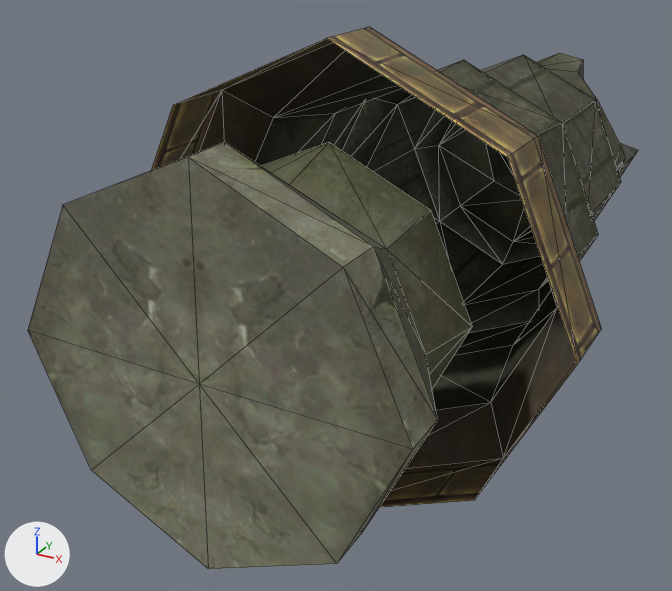
Before and after pictures for a commit that changed the OBJ model sceneobjs/zhucheng_yewai_291/zhucheng_yewai_291_shangye_jz_01_m.obj.
Both versions are drawn from a camera (50 mm lens) standing at (230.0, -881.0, 207.0) and looking at (-60.0, -353.0, -56.0). Arrows for +X, +Y and +Z are at lower left; the lights stay in place. Mesh edges are drawn as thin lines. Where no turn or scale is listed for an object, it has been applied to the vertices. Vertices at the same position are counted once.

The older version as bpy lines, for what is in view:
```python
me_zhucheng_yewai_291_shangye_jz_01_m = bpy.data.meshes.new('zhucheng_yewai_291_shangye_jz_01_m')
me_zhucheng_yewai_291_shangye_jz_01_m.from_pydata(...)  # 117 vertices, 214 faces; spans x -140.0..140.0, y -585.0..0.0, z -140.0..140.0
# faces by material slot: [32, 80, 28, 18, 56]
me_zhucheng_yewai_291_shangye_jz_01_m.materials.append(mat_material_2)  # picture img_zhucheng_yewai_291_shangye_jz_01_d_03_png
me_zhucheng_yewai_291_shangye_jz_01_m.materials.append(mat_material_3)  # picture img_zhucheng_yewai_291_shangye_jz_01_d_05_png
me_zhucheng_yewai_291_shangye_jz_01_m.materials.append(mat_material_6)  # picture img_zhucheng_yewai_291_shangye_jz_01_d_09_png
me_zhucheng_yewai_291_shangye_jz_01_m.materials.append(mat_material_7)  # picture img_zhucheng_yewai_291_zhuzi_posuen_png
me_zhucheng_yewai_291_shangye_jz_01_m.materials.append(mat_material_1)  # picture img_zhucheng_yewai_291_shangye_jz_01_d_07_png
ob_zhucheng_yewai_291_shangye_jz_01_m = bpy.data.objects.new('zhucheng_yewai_291_shangye_jz_01_m', me_zhucheng_yewai_291_shangye_jz_01_m)
ob_zhucheng_yewai_291_shangye_jz_01_m.location = (0.0, 0.0, 0.0)
```
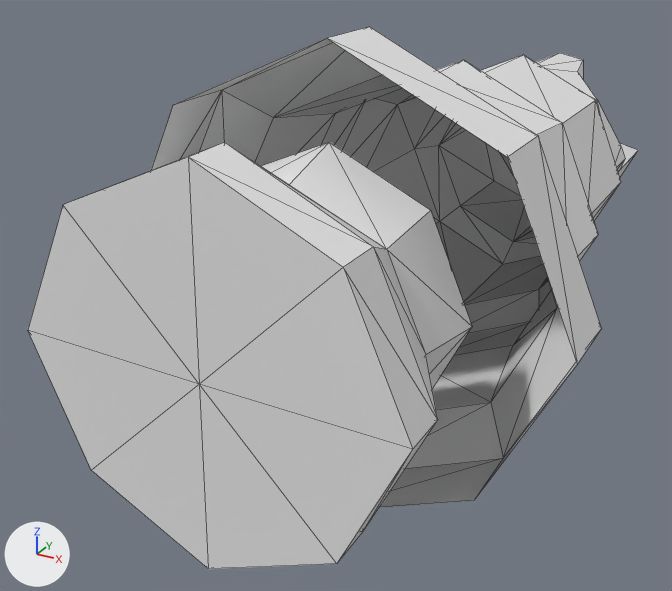
Boxes [x1, y1, x2, y2] around the edits, measured in the pictures (672 x 591 px):
part 1 of me_zhucheng_yewai_291_shangye_jz_01_m, recoloured
    both: [151, 27, 601, 507]
part 2 of me_zhucheng_yewai_291_shangye_jz_01_m, recoloured (black to grey)
    both: [255, 55, 621, 410]
part 3 of me_zhucheng_yewai_291_shangye_jz_01_m, recoloured (black to grey)
    both: [439, 53, 637, 242]
part 4 of me_zhucheng_yewai_291_shangye_jz_01_m, recoloured (black to grey)
    both: [486, 61, 638, 195]
part 5 of me_zhucheng_yewai_291_shangye_jz_01_m, recoloured
    both: [28, 142, 472, 569]

Diff of the bpy script that builds the scene:
```diff
--- a/sceneobjs/zhucheng_yewai_291/zhucheng_yewai_291_shangye_jz_01_m.obj.py
+++ b/sceneobjs/zhucheng_yewai_291/zhucheng_yewai_291_shangye_jz_01_m.obj.py
@@ mat_material_2_1 @@
+mat_material_2_1 = principled_material('material_2')
+mat_material_2_1.base_color = (0.8, 0.8, 0.8)  # white #e7e7e7
+mat_material_2_1.roughness = 1.0
@@ mat_material_3_1 @@
+mat_material_3_1 = principled_material('material_3')
+mat_material_3_1.base_color = (0.8, 0.8, 0.8)  # white #e7e7e7
+mat_material_3_1.roughness = 1.0
@@ mat_material_1_1 @@
+mat_material_1_1 = principled_material('material_1')
+mat_material_1_1.base_color = (0.8, 0.8, 0.8)  # white #e7e7e7
+mat_material_1_1.roughness = 1.0
@@ mat_material_7_1 @@
+mat_material_7_1 = principled_material('material_7')
+mat_material_7_1.base_color = (0.8, 0.8, 0.8)  # white #e7e7e7
+mat_material_7_1.roughness = 1.0
@@ mat_material_6_1 @@
+mat_material_6_1 = principled_material('material_6')
+mat_material_6_1.base_color = (0.8, 0.8, 0.8)  # white #e7e7e7
+mat_material_6_1.roughness = 1.0
@@ me_zhucheng_yewai_291_shangye_jz_01_m @@
 me_zhucheng_yewai_291_shangye_jz_01_m.from_pydata(...)  # 117 vertices, 214 faces; spans x -140.0..140.0, y -585.0..0.0, z -140.0..140.0
 # used by ob_zhucheng_yewai_291_shangye_jz_01_m; location = (0.0, 0.0, 0.0)
+# me_zhucheng_yewai_291_shangye_jz_01_m part 1: all 32 faces that had it switch from mat_material_2 (picture img_zhucheng_yewai_291_shangye_jz_01_d_03_png) to mat_material_2_1 (white #e7e7e7)
+# me_zhucheng_yewai_291_shangye_jz_01_m part 2: all 80 faces that had it switch from mat_material_3 (picture img_zhucheng_yewai_291_shangye_jz_01_d_05_png) to mat_material_3_1 (white #e7e7e7)
+# me_zhucheng_yewai_291_shangye_jz_01_m part 3: all 28 faces that had it switch from mat_material_6 (picture img_zhucheng_yewai_291_shangye_jz_01_d_09_png) to mat_material_6_1 (white #e7e7e7)
+# me_zhucheng_yewai_291_shangye_jz_01_m part 4: all 18 faces that had it switch from mat_material_7 (picture img_zhucheng_yewai_291_zhuzi_posuen_png) to mat_material_7_1 (white #e7e7e7)
+# me_zhucheng_yewai_291_shangye_jz_01_m part 5: all 56 faces that had it switch from mat_material_1 (picture img_zhucheng_yewai_291_shangye_jz_01_d_07_png) to mat_material_1_1 (white #e7e7e7)
```
